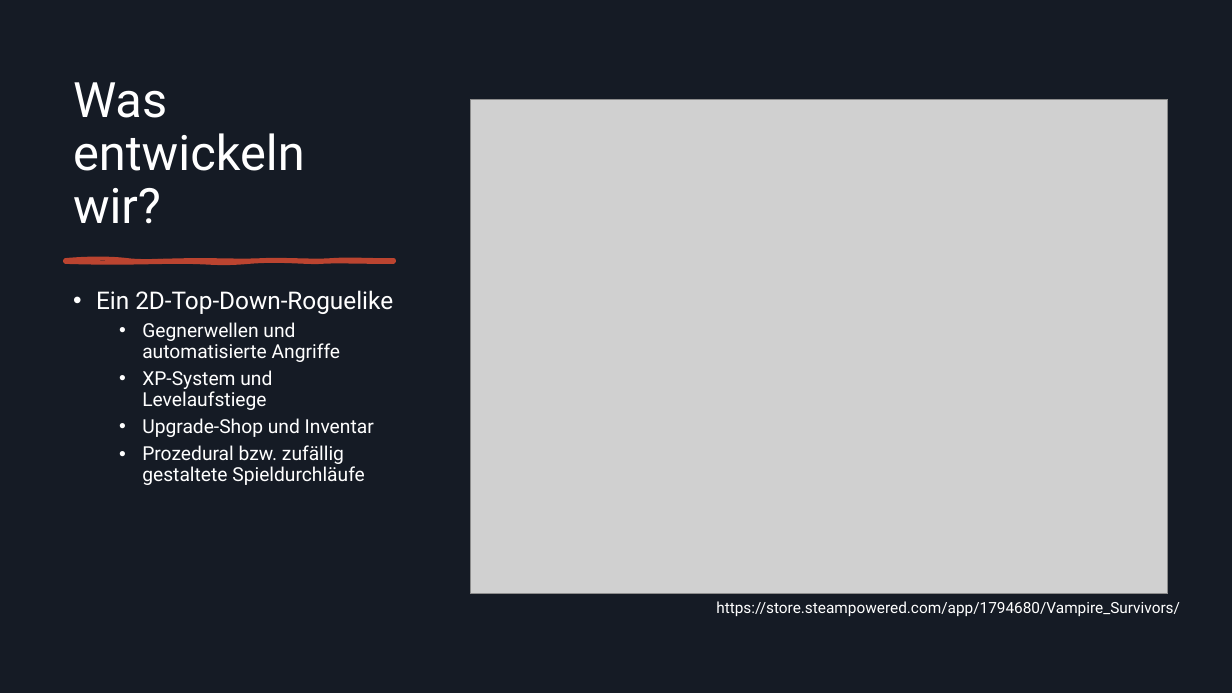
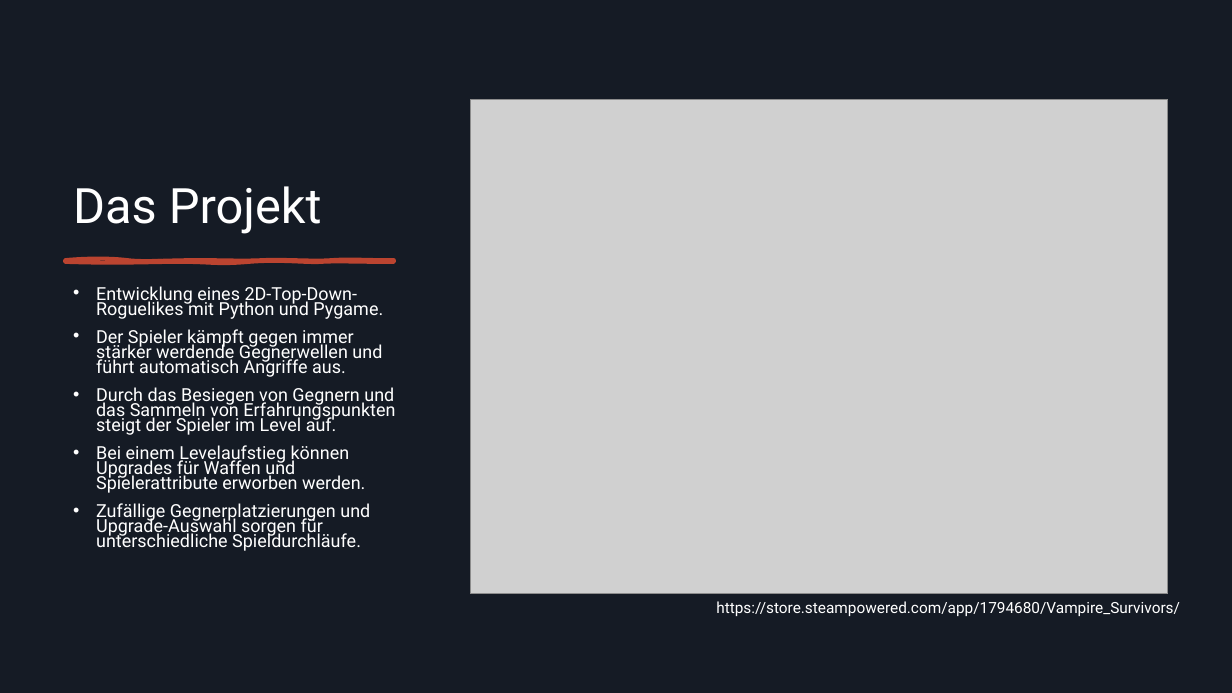
Before and after one commit to Dolokan/MSE_Roguelike, a slide deck: slide 4 of Moderne Softwareentwicklung Zwischenpräsentation.pptx. Drawn at 1232x693 pixels with LibreOffice and Linux fonts; fonts in the diff are those of the drawing; grey boxes stand for pictures. Boxes give left, top, right and bottom in pixels: in the first picture for what was removed or moved away, otherwise in the second. Text is boxed around its words. In the diff, an @@ line names an element or a change of style, - is before the commit and + after.

Commit message:
Folie 4,5,6 überarbeitet

```diff
--- a/Moderne Softwareentwicklung Zwischenpräsentation.pptx
+++ b/Moderne Softwareentwicklung Zwischenpräsentation.pptx
@@ title at <box>73,186,322,234</box>: text changed @@
-Was entwickeln wir?
+Das Projekt
@@ text at <box>96,286,395,551</box>: text changed; size 15 to 14 pt @@
-• Ein 2D-Top-Down-Roguelike
-  • Gegnerwellen und automatisierte Angriffe
-  • XP-System und Levelaufstiege
-  • Upgrade-Shop und Inventar
-  • Prozedural bzw. zufällig gestaltete Spieldurchläufe
+• Entwicklung eines 2D-Top-Down-Roguelikes mit Python und Pygame.
+• Der Spieler kämpft gegen immer stärker werdende Gegnerwellen und führt automatisch Angriffe aus.
+• Durch das Besiegen von Gegnern und das Sammeln von Erfahrungspunkten steigt der Spieler im Level auf.
+• Bei einem Levelaufstieg können Upgrades für Waffen und Spielerattribute erworben werden.
+• Zufällige Gegnerplatzierungen und Upgrade-Auswahl sorgen für unterschiedliche Spieldurchläufe.
```
Also in this commit, not shown: 1 other slide changed, 1 slide added, 1 other file.
